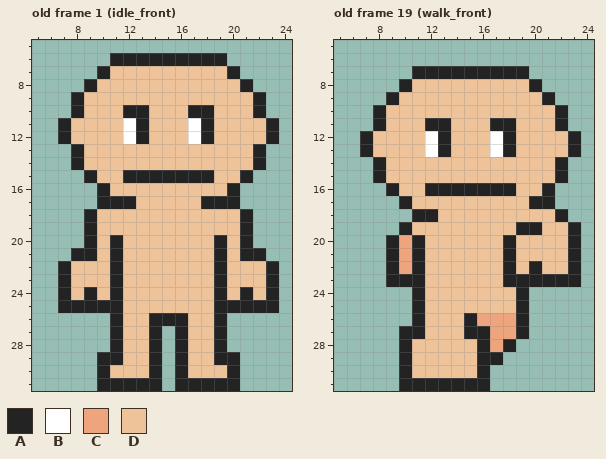
Two states of a pixel-art file, player/walk_animation.aseprite. That is the earlier state.
32x32 pixels, 21 frames. Shown: old frame 1 (idle_front): x 5..24, y 5..31; old frame 19 (walk_front): x 5..24, y 5..31. The commit also changed other frames, which this record leaves out.
Palette (. is transparent): A #232323  B #ffffff  C #eea47c  D #eec39a
Pixels before, old frame 1 (idle_front), first column x 7:
 6 ....AAAAAAAAA....
 7 ...ADDDDDDDDDA...
 8 ..ADDDDDDDDDDDA..
 9 .ADDDDDDDDDDDDDA.
10 .ADDDAADDDAADDDA.
11 ADDDDBADDDBADDDDA
12 ADDDDBADDDBADDDDA
13 .ADDDDDDDDDDDDDA.
14 .ADDDDDDDDDDDDDA.
15 ..ADDAAAAAAADDA..
16 ...ADDDDDDDDDA...
17 ...AAADDDDDAAA...
18 ..ADDDDDDDDDDDA..
19 ..ADDDDDDDDDDDA..
20 ..ADADDDDDDDADA..
21 .AADADDDDDDDADAA.
22 ADDDADDDDDDDADDDA
23 ADDDADDDDDDDADDDA
24 ADADADDDDDDDADADA
25 AAAAADDDDDDDAAAAA
26 ....ADDAAADDA....
27 ....ADDA.ADDA....
28 ....ADDA.ADDA....
29 ...AADDA.ADDAA...
30 ...ADDDA.ADDDA...
31 ...AAAAA.AAAAA...
Pixels before, old frame 19 (walk_front), first column x 7:
 7 ....AAAAAAAAA....
 8 ...ADDDDDDDDDA...
 9 ..ADDDDDDDDDDDA..
10 .ADDDDDDDDDDDDDA.
11 .ADDDAADDDAADDDA.
12 ADDDDBADDDBADDDDA
13 ADDDDBADDDBADDDDA
14 .ADDDDDDDDDDDDDA.
15 .ADDDDDDDDDDDDDA.
16 ..ADDAAAAAAADDA..
17 ...ADDDDDDDDDAA..
18 ....AADDDDDDDDDA.
19 ...ADDDDDDDDAADDA
20 ..ACADDDDDDADDDDA
21 ..ACADDDDDDADDDDA
22 ..ACADDDDDDADADDA
23 ..AAADDDDDDAAAAAA
24 ....ADDDDDDDA....
25 ....ADDDDDDDA....
26 ....ADDDACCCA....
27 ...AADDDAACCA....
28 ...ADDDDDACA.....
29 ...ADDDDDAA......
30 ...ADDDDDA.......
31 ...AAAAAAA.......
After:
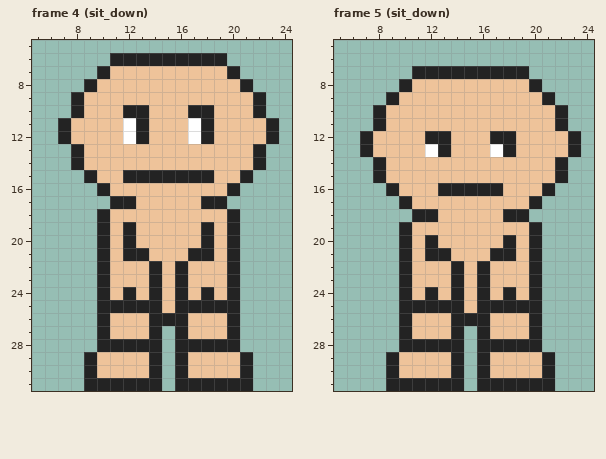
A new or re-ordered frame is compared with the old frame closest to it.
What changed:
frames 21 -> 24
Changed rows in their new state; - is an unchanged pixel.
Frame 4 (sit_down) is new; against old frame 1 (idle_front):
first column x 7:
17 ---.---------.---
18 --.A---------A.--
19 --.A-A-----A-A.--
20 --.ADA-----ADA.--
21 -..ADAA---AADA..-
22 ...AD--A-A--DA...
23 ...AD--A-A--DA...
24 ...ADA-A-A-ADA...
25 ...--AAA-AAA--...
26 ---AD-------DA---
27 ---AD-------DA---
28 ---A-AA---AA-A---
29 --ADD-------DDA--
30 --AD---------DA--
31 --A-----------A--
Frame 5 (sit_down) is new; against old frame 19 (walk_front):
first column x 12:
11 DD---DD
12 A----A-
first column x 9:
16 ---D-----D-----
17 ------------.--
18 ---------AA...-
19 ----------D-...
20 .ADA-------A...
21 .ADAA---A--A...
22 .AD--A-A-D--...
23 .-D--A-A-DD-...
24 -ADA-A-A-ADA---
25 -A-AAA-AAA-A---
26 -AD--A-ADDDA---
27 --D--A.-DDDA---
28 --AAAA.-A-AA---
29 AD---A.-DDDDA--
30 AD---A.-DDDDA--
31 A-----.-AAAAA--
Changed places in both pictures, as pixel boxes (x1, y1, x2, y2):
changed: (58, 196, 279, 391)
changed: (386, 118, 581, 391)
